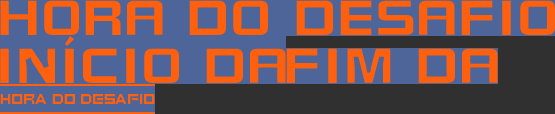
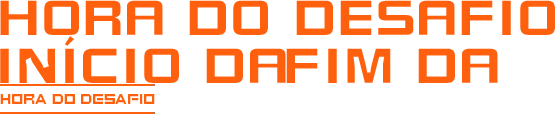
Revision of a layered (555, 114) image; what changed, layer by layer:
removed layer "Hora do Desafio" (1st of 3, in "Hora do Desafio Icon") from group "Hora do Desafio Icon" over [0,86,155,112]
added layer "CHANCE_TXT04_2" (2nd of 2, in "CHANCE_TXT04_2") in group "CHANCE_TXT04_2" over [0,86,155,112]
hid "Área" (1st of 4, in "CHANCE_TXT04_2") over [0,86,155,112]
removed layer "Fim da" (2nd of 2, in "Fim da") from group "Fim da" over [286,48,498,83]
added layer "CHANCE_TXT03" (2nd of 2, in "CHANCE_TXT03") in group "CHANCE_TXT03" over [286,48,498,83]
hid "Área" (2nd of 4, in "CHANCE_TXT03") over [286,48,498,84]
removed layer "Início da" (2nd of 2, in "Início da") from group "Início da" over [0,36,286,83]
added layer "CHANCE_TXT02" (2nd of 2, in "CHANCE_TXT02") in group "CHANCE_TXT02" over [0,36,286,83]
hid "Área" (3rd of 4, in "CHANCE_TXT02") over [0,36,286,84]
removed layer "Hora do Desafio" (3rd of 3, in "Hora do Desafio") from group "Hora do Desafio" over [0,0,555,35]
added layer "CHANCE_TXT01" (2nd of 2, in "CHANCE_TXT01") in group "CHANCE_TXT01" over [0,0,555,35]
hid "Área" (4th of 4, in "CHANCE_TXT01") over [0,0,555,36]
hid "Background" over [0,0,555,114]
